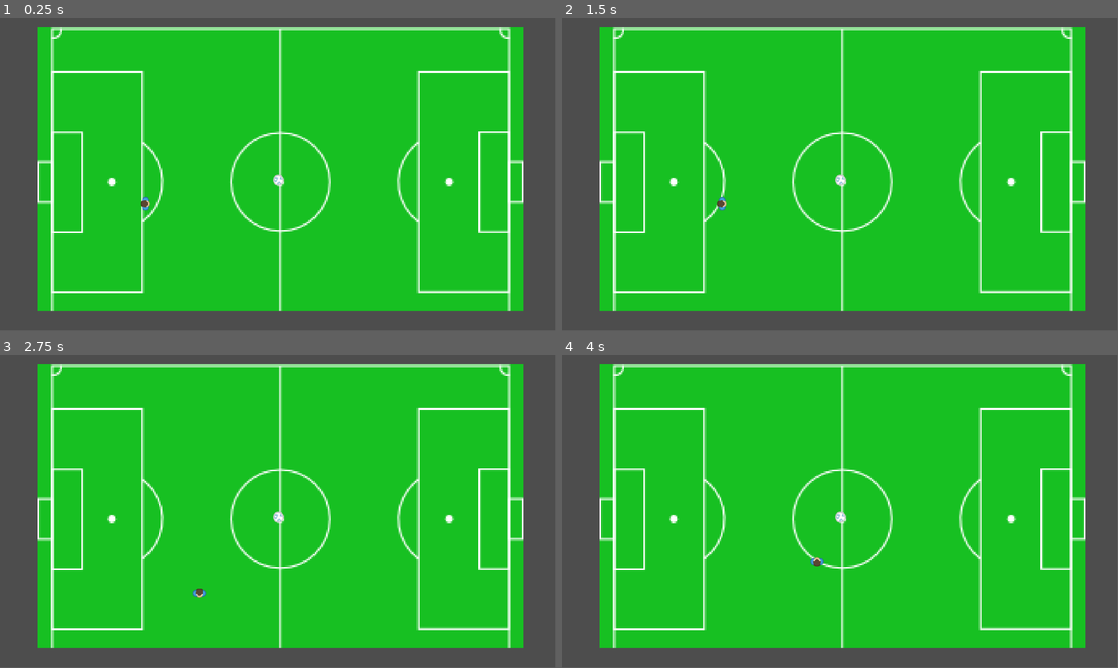
Above: before the commit, frames 1-4 (two rows, left to right).
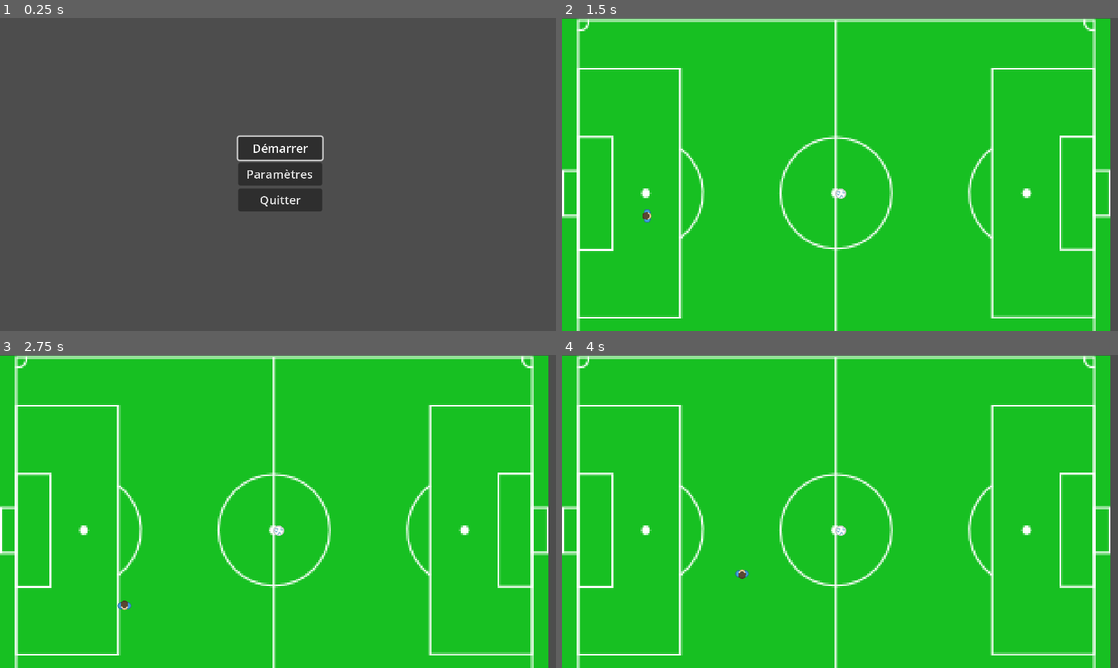
Above: after the commit, the same moments.

Repository: salioundong/TP3_Godot
Game: Godot game, scene res://start_menu.tscn
Same seed, same stepped clock (60 frames per second), same inputs: the game is played once before the commit and once after it. Before the commit the project starts from res://world.tscn.
Inputs (mouse positions are in pixels of both pictures, inside the frame that each line leads up to):
- Up to frame 1 (0.25 s): no input
- Up to frame 2 (1.5 s): click (840, 149) at 0.5 s, where only the run after the commit has a clickable "Démarrer"; tap Enter at 1.25 s; hold Right (ui_right) from 1.28 s (still down)
- Up to frame 3 (2.75 s): release Right (ui_right) at 2.03 s; hold Down (ui_down) from 2.03 s (still down)
- Up to frame 4 (4 s): tap Space at 2.75 s; release Down (ui_down) at 2.78 s; hold Right (ui_right) 2.78-3.53 s; hold Up (ui_up) from 3.53 s (still down)
In our replay, the window is 799x449 before the commit and 800x450 after it. These sizes can differ from the game's own. Grey fills any space a smaller window leaves; there, only what the larger window draws over its background counts as a difference.

The runs differ from the first frame. In frame 1, 79% of the frame differs, in the area x 6-95%, y 2-94%; in frame 2, 28%; in frame 3, 28%; in frame 4, 28%.

Commit message:
implémentation d'un menu de base

Diff:
--- a/project.godot
+++ b/project.godot
@@ -11,12 +11,13 @@
 [application]
 
 config/name="TP3_Godot"
-run/main_scene="res://world.tscn"
+run/main_scene="res://start_menu.tscn"
 config/features=PackedStringArray("4.1", "GL Compatibility")
 config/icon="res://icon.svg"
 
 [display]
 
+window/stretch/mode="canvas_items"
 window/stretch/scale=3.05
 
 [dotnet]
--- /dev/null
+++ b/start_menu.gd
@@ -0,0 +1,23 @@
+extends Control
+
+
+# Called when the node enters the scene tree for the first time.
+func _ready():
+	$MarginContainer/VBoxContainer/StartButton.grab_focus()
+	pass # Replace with function body.
+
+
+# Called every frame. 'delta' is the elapsed time since the previous frame.
+func _process(_delta):
+	pass
+
+
+func _on_start_button_pressed():
+	get_tree().change_scene_to_file("res://world.tscn")
+
+
+
+
+func _on_quick_options_pressed():
+	get_tree().quit()
+	pass # Replace with function body.
--- /dev/null
+++ b/start_menu.tscn
@@ -0,0 +1,47 @@
+[gd_scene load_steps=2 format=3 uid="uid://bcyb0o4q71p01"]
+
+[ext_resource type="Script" path="res://start_menu.gd" id="1_ip7ai"]
+
+[node name="StartMenu" type="Control"]
+layout_mode = 3
+anchors_preset = 8
+anchor_left = 0.5
+anchor_top = 0.5
+anchor_right = 0.5
+anchor_bottom = 0.5
+offset_left = -20.0
+offset_top = -24.0
+offset_right = -20.0
+offset_bottom = -24.0
+grow_horizontal = 2
+grow_vertical = 2
+scale = Vector2(0.5, 0.5)
+size_flags_horizontal = 4
+script = ExtResource("1_ip7ai")
+
+[node name="MarginContainer" type="MarginContainer" parent="."]
+layout_mode = 0
+offset_left = -15.0
+offset_top = -3.0
+offset_right = 99.0
+offset_bottom = 101.0
+
+[node name="VBoxContainer" type="VBoxContainer" parent="MarginContainer"]
+layout_mode = 2
+
+[node name="StartButton" type="Button" parent="MarginContainer/VBoxContainer"]
+layout_mode = 2
+focus_neighbor_top = NodePath("../QuickButton")
+text = "Démarrer"
+
+[node name="SettingsButton" type="Button" parent="MarginContainer/VBoxContainer"]
+layout_mode = 2
+text = "Paramètres"
+
+[node name="QuickButton" type="Button" parent="MarginContainer/VBoxContainer"]
+layout_mode = 2
+focus_neighbor_bottom = NodePath("../StartButton")
+text = "Quitter"
+
+[connection signal="pressed" from="MarginContainer/VBoxContainer/StartButton" to="." method="_on_start_button_pressed"]
+[connection signal="pressed" from="MarginContainer/VBoxContainer/QuickButton" to="." method="_on_quick_options_pressed"]
--- a/world.tscn
+++ b/world.tscn
@@ -268,17 +268,17 @@
 sources/0 = SubResource("TileSetAtlasSource_0crg7")
 
 [node name="World" type="Node2D"]
-position = Vector2(-2, -4)
+position = Vector2(-53, 4)
 
 [node name="TileMap" type="TileMap" parent="."]
-position = Vector2(-330, 120.333)
-scale = Vector2(1.1, 1.1)
+position = Vector2(-350, 120.333)
+scale = Vector2(1.24, 1.24)
 tile_set = SubResource("TileSet_8r3q8")
 format = 2
 layer_0/tile_data = PackedInt32Array(-262131, 0, 0, -196595, 0, 1, -131059, 0, 2, -65523, 0, 3, 13, 0, 4, 65549, 0, 5,  …(3617 unchanged characters)…
 
 [node name="Ballon" parent="." instance=ExtResource("3_3dmg3")]
-position = Vector2(191, 114)
+position = Vector2(242, 115)
 
 [node name="Player" parent="." instance=ExtResource("2_d4fdg")]
 position = Vector2(100, 130)
